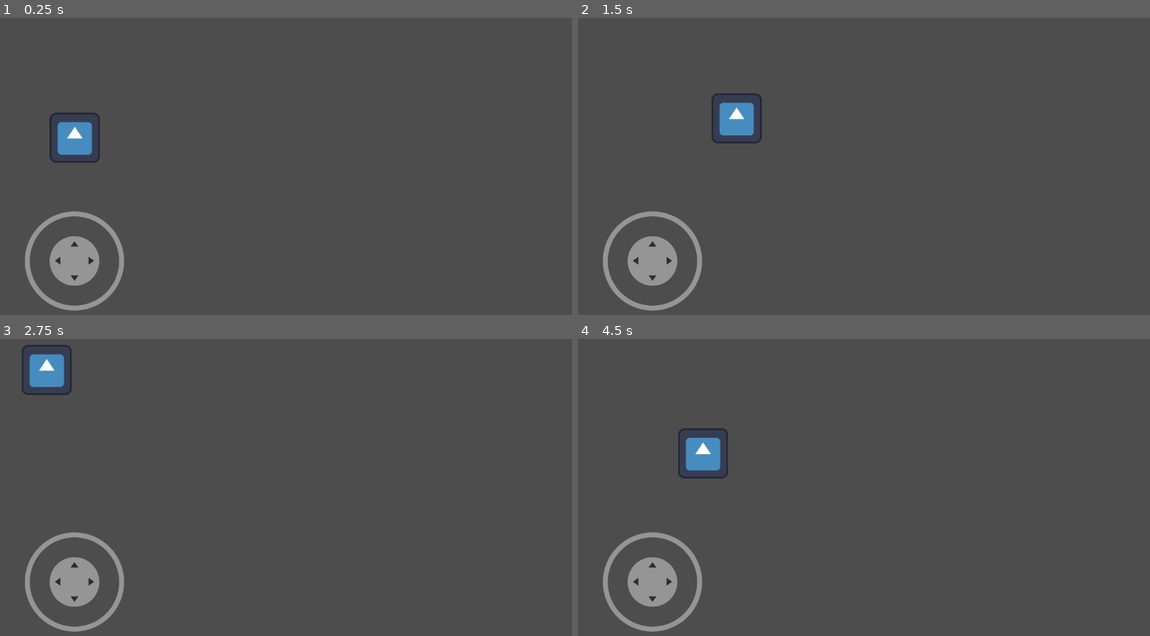
Above: before the commit, frames 1-4 (two rows, left to right).
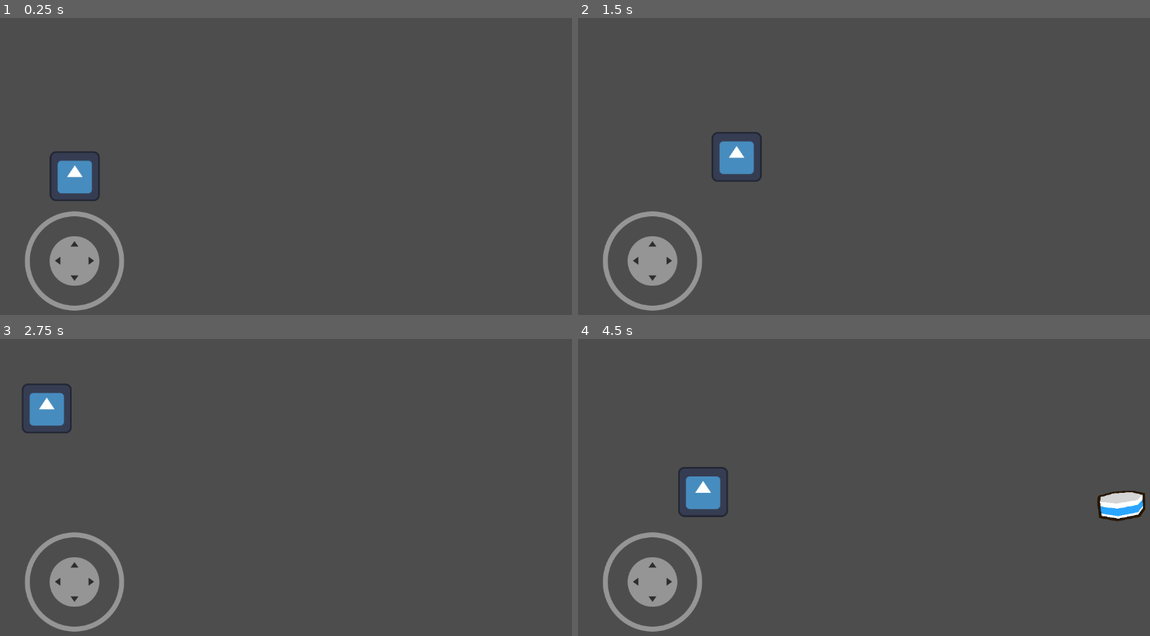
Above: after the commit, the same moments.

Repository: Victu-1996/CATching
Game: Godot game, scene res://scenes/game/game.tscn
The game is run twice, just before and just after one commit, with the same random seed, the same clock (stepped at 60 frames per second) and the same inputs. The engine's default icon, where the game draws it, is replaced by a stand-in: a white triangle on a blue panel in a dark square.
Inputs (mouse positions are in pixels of both pictures, inside the frame that each line leads up to):
- Up to frame 1 (0.25 s): no input
- Up to frame 2 (1.5 s): move the mouse to (989, 163) at 0.52 s; hold D (right) 0.53-1.25 s; hold Space (touch) 0.53-1.25 s; click (989, 163) at 0.67 s; tap Up (ui_up) at 0.77 s; drag from (749, 196) to (835, 243) at 1.27 s
- Up to frame 3 (2.75 s): tap Enter at 2 s; move the mouse to (343, 428) at 2.02 s; hold A (left) from 2.03 s (still down); hold Space (touch) from 2.03 s (still down)
- Up to frame 4 (4.5 s): release A (left) at 2.75 s; release Space (touch) at 2.75 s; drag from (835, 564) to (692, 451) at 2.77 s; tap Space (touch) at 3.5 s; move the mouse to (1035, 546) at 3.52 s; hold D (right) 3.53-4.25 s; hold Space (touch) 3.53-4.25 s; tap Up (ui_up) at 3.77 s; drag from (692, 451) to (778, 419) at 4.27 s

The runs differ from the first frame. In frame 1, 1.6% of the frame differs, in the area x 8-18%, y 31-62%; in frame 2, 1.7%; in frame 3, 1.6%; in frame 4, 2.4%, in the area x 17-100%, y 30-62%.

Commit message:
adcionei a comida, ate agora nada quebrou

Diff:
--- /dev/null
+++ b/objects/food/food.gd
@@ -0,0 +1,15 @@
+extends object
+
+# Called when the node enters the scene tree for the first time.
+func _ready() -> void:
+	$AnimatedSprite2D.play("default")
+
+
+# Called every frame. 'delta' is the elapsed time since the previous frame.
+func _process(delta: float) -> void:
+	global_position.x -= spd
+
+
+func _on_body_entered(body: Node2D) -> void:
+	if body.is_in_group("player"):
+		print("Miau,casada.")
--- /dev/null
+++ b/objects/food/food.tscn
@@ -0,0 +1,386 @@
+[gd_scene load_steps=56 format=3 uid="uid://c5u6es3qo7c3i"]
+
+[ext_resource type="Script" uid="uid://cua4y6kbdm48x" path="res://objects/food/food.gd" id="1_hnlya"]
+[ext_resource type="Texture2D" uid="uid://bhknnl8jsi5a2" path="res://food.png" id="2_3rp07"]
+
+[sub_resource type="RectangleShape2D" id="RectangleShape2D_vyr0h"]
+
+[sub_resource type="AtlasTexture" id="AtlasTexture_xl3pf"]
+atlas = ExtResource("2_3rp07")
+region = Rect2(0, 0, 305, 168)
+
+[sub_resource type="AtlasTexture" id="AtlasTexture_gb1tx"]
+atlas = ExtResource("2_3rp07")
+region = Rect2(305, 0, 305, 168)
+
+[sub_resource type="AtlasTexture" id="AtlasTexture_jp80a"]
+atlas = ExtResource("2_3rp07")
+region = Rect2(610, 0, 305, 168)
+
+[sub_resource type="AtlasTexture" id="AtlasTexture_16h82"]
+atlas = ExtResource("2_3rp07")
+region = Rect2(915, 0, 305, 168)
+
+[sub_resource type="AtlasTexture" id="AtlasTexture_irflf"]
+atlas = ExtResource("2_3rp07")
+region = Rect2(1220, 0, 305, 168)
+
+[sub_resource type="AtlasTexture" id="AtlasTexture_0qleu"]
+atlas = ExtResource("2_3rp07")
+region = Rect2(0, 168, 305, 168)
+
+[sub_resource type="AtlasTexture" id="AtlasTexture_44nps"]
+atlas = ExtResource("2_3rp07")
+region = Rect2(305, 168, 305, 168)
+
+[sub_resource type="AtlasTexture" id="AtlasTexture_wav61"]
+atlas = ExtResource("2_3rp07")
+region = Rect2(610, 168, 305, 168)
+
+[sub_resource type="AtlasTexture" id="AtlasTexture_g6l07"]
+atlas = ExtResource("2_3rp07")
+region = Rect2(915, 168, 305, 168)
+
+[sub_resource type="AtlasTexture" id="AtlasTexture_5bomk"]
+atlas = ExtResource("2_3rp07")
+region = Rect2(1220, 168, 305, 168)
+
+[sub_resource type="AtlasTexture" id="AtlasTexture_misag"]
+atlas = ExtResource("2_3rp07")
+region = Rect2(0, 336, 305, 168)
+
+[sub_resource type="AtlasTexture" id="AtlasTexture_3nu4c"]
+atlas = ExtResource("2_3rp07")
+region = Rect2(305, 336, 305, 168)
+
+[sub_resource type="AtlasTexture" id="AtlasTexture_5sw8k"]
+atlas = ExtResource("2_3rp07")
+region = Rect2(610, 336, 305, 168)
+
+[sub_resource type="AtlasTexture" id="AtlasTexture_ayd53"]
+atlas = ExtResource("2_3rp07")
+region = Rect2(915, 336, 305, 168)
+
+[sub_resource type="AtlasTexture" id="AtlasTexture_n8in7"]
+atlas = ExtResource("2_3rp07")
+region = Rect2(1220, 336, 305, 168)
+
+[sub_resource type="AtlasTexture" id="AtlasTexture_msfa7"]
+atlas = ExtResource("2_3rp07")
+region = Rect2(0, 504, 305, 168)
+
+[sub_resource type="AtlasTexture" id="AtlasTexture_c1uj1"]
+atlas = ExtResource("2_3rp07")
+region = Rect2(305, 504, 305, 168)
+
+[sub_resource type="AtlasTexture" id="AtlasTexture_otjho"]
+atlas = ExtResource("2_3rp07")
+region = Rect2(610, 504, 305, 168)
+
+[sub_resource type="AtlasTexture" id="AtlasTexture_0dne3"]
+atlas = ExtResource("2_3rp07")
+region = Rect2(915, 504, 305, 168)
+
+[sub_resource type="AtlasTexture" id="AtlasTexture_mca6i"]
+atlas = ExtResource("2_3rp07")
+region = Rect2(1220, 504, 305, 168)
+
+[sub_resource type="AtlasTexture" id="AtlasTexture_bmvc2"]
+atlas = ExtResource("2_3rp07")
+region = Rect2(0, 672, 305, 168)
+
+[sub_resource type="AtlasTexture" id="AtlasTexture_cgo4w"]
+atlas = ExtResource("2_3rp07")
+region = Rect2(305, 672, 305, 168)
+
+[sub_resource type="AtlasTexture" id="AtlasTexture_0rv6c"]
+atlas = ExtResource("2_3rp07")
+region = Rect2(610, 672, 305, 168)
+
+[sub_resource type="AtlasTexture" id="AtlasTexture_dwubp"]
+atlas = ExtResource("2_3rp07")
+region = Rect2(915, 672, 305, 168)
+
+[sub_resource type="AtlasTexture" id="AtlasTexture_o04j5"]
+atlas = ExtResource("2_3rp07")
+region = Rect2(1220, 672, 305, 168)
+
+[sub_resource type="AtlasTexture" id="AtlasTexture_ds0vb"]
+atlas = ExtResource("2_3rp07")
+region = Rect2(0, 840, 305, 168)
+
+[sub_resource type="AtlasTexture" id="AtlasTexture_wm8mm"]
+atlas = ExtResource("2_3rp07")
+region = Rect2(305, 840, 305, 168)
+
+[sub_resource type="AtlasTexture" id="AtlasTexture_ov6t6"]
+atlas = ExtResource("2_3rp07")
+region = Rect2(610, 840, 305, 168)
+
+[sub_resource type="AtlasTexture" id="AtlasTexture_ywweo"]
+atlas = ExtResource("2_3rp07")
+region = Rect2(915, 840, 305, 168)
+
+[sub_resource type="AtlasTexture" id="AtlasTexture_nujn6"]
+atlas = ExtResource("2_3rp07")
+region = Rect2(1220, 840, 305, 168)
+
+[sub_resource type="AtlasTexture" id="AtlasTexture_swlvv"]
+atlas = ExtResource("2_3rp07")
+region = Rect2(0, 1008, 305, 168)
+
+[sub_resource type="AtlasTexture" id="AtlasTexture_fyyt7"]
+atlas = ExtResource("2_3rp07")
+region = Rect2(305, 1008, 305, 168)
+
+[sub_resource type="AtlasTexture" id="AtlasTexture_tlfst"]
+atlas = ExtResource("2_3rp07")
+region = Rect2(610, 1008, 305, 168)
+
+[sub_resource type="AtlasTexture" id="AtlasTexture_4so8j"]
+atlas = ExtResource("2_3rp07")
+region = Rect2(915, 1008, 305, 168)
+
+[sub_resource type="AtlasTexture" id="AtlasTexture_m03wl"]
+atlas = ExtResource("2_3rp07")
+region = Rect2(1220, 1008, 305, 168)
+
+[sub_resource type="AtlasTexture" id="AtlasTexture_h72wv"]
+atlas = ExtResource("2_3rp07")
+region = Rect2(0, 1176, 305, 168)
+
+[sub_resource type="AtlasTexture" id="AtlasTexture_uumpm"]
+atlas = ExtResource("2_3rp07")
+region = Rect2(305, 1176, 305, 168)
+
+[sub_resource type="AtlasTexture" id="AtlasTexture_6k6x5"]
+atlas = ExtResource("2_3rp07")
+region = Rect2(610, 1176, 305, 168)
+
+[sub_resource type="AtlasTexture" id="AtlasTexture_osojb"]
+atlas = ExtResource("2_3rp07")
+region = Rect2(915, 1176, 305, 168)
+
+[sub_resource type="AtlasTexture" id="AtlasTexture_m6w08"]
+atlas = ExtResource("2_3rp07")
+region = Rect2(1220, 1176, 305, 168)
+
+[sub_resource type="AtlasTexture" id="AtlasTexture_urvsp"]
+atlas = ExtResource("2_3rp07")
+region = Rect2(0, 1344, 305, 168)
+
+[sub_resource type="AtlasTexture" id="AtlasTexture_nx8wt"]
+atlas = ExtResource("2_3rp07")
+region = Rect2(305, 1344, 305, 168)
+
+[sub_resource type="AtlasTexture" id="AtlasTexture_b2wxf"]
+atlas = ExtResource("2_3rp07")
+region = Rect2(610, 1344, 305, 168)
+
+[sub_resource type="AtlasTexture" id="AtlasTexture_l6k03"]
+atlas = ExtResource("2_3rp07")
+region = Rect2(915, 1344, 305, 168)
+
+[sub_resource type="AtlasTexture" id="AtlasTexture_h8rhs"]
+atlas = ExtResource("2_3rp07")
+region = Rect2(1220, 1344, 305, 168)
+
+[sub_resource type="AtlasTexture" id="AtlasTexture_euudq"]
+atlas = ExtResource("2_3rp07")
+region = Rect2(0, 1512, 305, 168)
+
+[sub_resource type="AtlasTexture" id="AtlasTexture_xdjav"]
+atlas = ExtResource("2_3rp07")
+region = Rect2(305, 1512, 305, 168)
+
+[sub_resource type="AtlasTexture" id="AtlasTexture_gx8m1"]
+atlas = ExtResource("2_3rp07")
+region = Rect2(610, 1512, 305, 168)
+
+[sub_resource type="AtlasTexture" id="AtlasTexture_3joqg"]
+atlas = ExtResource("2_3rp07")
+region = Rect2(915, 1512, 305, 168)
+
+[sub_resource type="AtlasTexture" id="AtlasTexture_ycadt"]
+atlas = ExtResource("2_3rp07")
+region = Rect2(1220, 1512, 305, 168)
+
+[sub_resource type="AtlasTexture" id="AtlasTexture_e1bg1"]
+atlas = ExtResource("2_3rp07")
+region = Rect2(0, 1680, 305, 168)
+
+[sub_resource type="SpriteFrames" id="SpriteFrames_vb8kb"]
+animations = [{
+"frames": [{
+"duration": 1.0,
+"texture": SubResource("AtlasTexture_xl3pf")
+}, {
+"duration": 1.0,
+"texture": SubResource("AtlasTexture_gb1tx")
+}, {
+"duration": 1.0,
+"texture": SubResource("AtlasTexture_jp80a")
+}, {
+"duration": 1.0,
+"texture": SubResource("AtlasTexture_16h82")
+}, {
+"duration": 1.0,
+"texture": SubResource("AtlasTexture_irflf")
+}, {
+"duration": 1.0,
+"texture": SubResource("AtlasTexture_0qleu")
+}, {
+"duration": 1.0,
+"texture": SubResource("AtlasTexture_44nps")
+}, {
+"duration": 1.0,
+"texture": SubResource("AtlasTexture_wav61")
+}, {
+"duration": 1.0,
+"texture": SubResource("AtlasTexture_g6l07")
+}, {
+"duration": 1.0,
+"texture": SubResource("AtlasTexture_5bomk")
+}, {
+"duration": 1.0,
+"texture": SubResource("AtlasTexture_misag")
+}, {
+"duration": 1.0,
+"texture": SubResource("AtlasTexture_3nu4c")
+}, {
+"duration": 1.0,
+"texture": SubResource("AtlasTexture_5sw8k")
+}, {
+"duration": 1.0,
+"texture": SubResource("AtlasTexture_ayd53")
+}, {
+"duration": 1.0,
+"texture": SubResource("AtlasTexture_n8in7")
+}, {
+"duration": 1.0,
+"texture": SubResource("AtlasTexture_msfa7")
+}, {
+"duration": 1.0,
+"texture": SubResource("AtlasTexture_c1uj1")
+}, {
+"duration": 1.0,
+"texture": SubResource("AtlasTexture_otjho")
+}, {
+"duration": 1.0,
+"texture": SubResource("AtlasTexture_0dne3")
+}, {
+"duration": 1.0,
+"texture": SubResource("AtlasTexture_mca6i")
+}, {
+"duration": 1.0,
+"texture": SubResource("AtlasTexture_bmvc2")
+}, {
+"duration": 1.0,
+"texture": SubResource("AtlasTexture_cgo4w")
+}, {
+"duration": 1.0,
+"texture": SubResource("AtlasTexture_0rv6c")
+}, {
+"duration": 1.0,
+"texture": SubResource("AtlasTexture_dwubp")
+}, {
+"duration": 1.0,
+"texture": SubResource("AtlasTexture_o04j5")
+}, {
+"duration": 1.0,
+"texture": SubResource("AtlasTexture_ds0vb")
+}, {
+"duration": 1.0,
+"texture": SubResource("AtlasTexture_wm8mm")
+}, {
+"duration": 1.0,
+"texture": SubResource("AtlasTexture_ov6t6")
+}, {
+"duration": 1.0,
+"texture": SubResource("AtlasTexture_ywweo")
+}, {
+"duration": 1.0,
+"texture": SubResource("AtlasTexture_nujn6")
+}, {
+"duration": 1.0,
+"texture": SubResource("AtlasTexture_swlvv")
+}, {
+"duration": 1.0,
+"texture": SubResource("AtlasTexture_fyyt7")
+}, {
+"duration": 1.0,
+"texture": SubResource("AtlasTexture_tlfst")
+}, {
+"duration": 1.0,
+"texture": SubResource("AtlasTexture_4so8j")
+}, {
+"duration": 1.0,
+"texture": SubResource("AtlasTexture_m03wl")
+}, {
+"duration": 1.0,
+"texture": SubResource("AtlasTexture_h72wv")
+}, {
+"duration": 1.0,
+"texture": SubResource("AtlasTexture_uumpm")
+}, {
+"duration": 1.0,
+"texture": SubResource("AtlasTexture_6k6x5")
+}, {
+"duration": 1.0,
+"texture": SubResource("AtlasTexture_osojb")
+}, {
+"duration": 1.0,
+"texture": SubResource("AtlasTexture_m6w08")
+}, {
+"duration": 1.0,
+"texture": SubResource("AtlasTexture_urvsp")
+}, {
+"duration": 1.0,
+"texture": SubResource("AtlasTexture_nx8wt")
+}, {
+"duration": 1.0,
+"texture": SubResource("AtlasTexture_b2wxf")
+}, {
+"duration": 1.0,
+"texture": SubResource("AtlasTexture_l6k03")
+}, {
+"duration": 1.0,
+"texture": SubResource("AtlasTexture_h8rhs")
+}, {
+"duration": 1.0,
+"texture": SubResource("AtlasTexture_euudq")
+}, {
+"duration": 1.0,
+"texture": SubResource("AtlasTexture_xdjav")
+}, {
+"duration": 1.0,
+"texture": SubResource("AtlasTexture_gx8m1")
+}, {
+"duration": 1.0,
+"texture": SubResource("AtlasTexture_3joqg")
+}, {
+"duration": 1.0,
+"texture": SubResource("AtlasTexture_ycadt")
+}, {
+"duration": 1.0,
+"texture": SubResource("AtlasTexture_e1bg1")
+}],
+"loop": true,
+"name": &"default",
+"speed": 17.97
+}]
+
+[node name="food" type="Area2D"]
+script = ExtResource("1_hnlya")
+metadata/_custom_type_script = "uid://vb6fsijnbqg"
+
+[node name="CollisionShape2D" type="CollisionShape2D" parent="."]
+scale = Vector2(6.166712, 3.5183828)
+shape = SubResource("RectangleShape2D_vyr0h")
+
+[node name="AnimatedSprite2D" type="AnimatedSprite2D" parent="."]
+scale = Vector2(0.4323344, 0.47127756)
+sprite_frames = SubResource("SpriteFrames_vb8kb")
+frame_progress = 0.9015244
+
+[connection signal="body_entered" from="." to="." method="_on_body_entered"]
--- /dev/null
+++ b/objects/food_spawner/food_spawner.gd
@@ -0,0 +1,26 @@
+extends Marker2D
+# tempo inicial
+var t_in = randf_range(1*60,5*60)
+# o tempo em si
+var tempo = t_in
+# oque vai ser spawnado
+@onready var object = preload("res://objects/food/food.tscn")
+
+
+# Called every frame. 'delta' is the elapsed time since the previous frame.
+func _process(delta: float) -> void:
+	randomize()
+	# tempo vai sempre ser diminuido
+	tempo-=1
+	if tempo <= 0:
+		t_in = randf_range(60,5*60)
+		# se tempo chega a 0 então spawna, e reinicia
+		spawnar()
+		tempo = t_in
+
+func spawnar():
+	# isso me deu um pouco de dor de cabeça, mas é fácil de aprender
+	var instance = object.instantiate()
+	get_tree().current_scene.add_child(instance)
+	instance.global_position = global_position
+	print("la ele")
--- /dev/null
+++ b/objects/food_spawner/food_spawner.tscn
@@ -0,0 +1,6 @@
+[gd_scene load_steps=2 format=3 uid="uid://qkmxjl81o1dh"]
+
+[ext_resource type="Script" uid="uid://bemdxmogrb7r" path="res://objects/food_spawner/food_spawner.gd" id="1_lnyhh"]
+
+[node name="food_spawner" type="Marker2D"]
+script = ExtResource("1_lnyhh")
--- a/objects/player/player.tscn
+++ b/objects/player/player.tscn
@@ -5,7 +5,7 @@
 
 [sub_resource type="RectangleShape2D" id="RectangleShape2D_g7ett"]
 
-[node name="player" type="CharacterBody2D"]
+[node name="player" type="CharacterBody2D" groups=["player"]]
 script = ExtResource("1_g7ett")
 jump_f = 21.0
 
--- a/project.godot
+++ b/project.godot
@@ -13,10 +13,10 @@
 config/name="CAT-ching"
 config/description="um jogo de corrida infinita, com um gato bizarramente bizarro, indo atrás de... Eu também não sei"
 config/version="0.0"
+config/tags=PackedStringArray("endless")
 run/main_scene="uid://x3awsq6dn7pu"
 config/features=PackedStringArray("4.5", "GL Compatibility")
 config/icon="res://icon.svg"
-config/tags=PackedStringArray("endless")
 
 [editor_plugins]
 
--- a/scenes/game/game.tscn
+++ b/scenes/game/game.tscn
@@ -1,8 +1,9 @@
-[gd_scene load_steps=6 format=3 uid="uid://x3awsq6dn7pu"]
+[gd_scene load_steps=7 format=3 uid="uid://x3awsq6dn7pu"]
 
 [ext_resource type="PackedScene" uid="uid://dptsky34f5yk2" path="res://objects/hud/hud.tscn" id="1_0sr1o"]
 [ext_resource type="PackedScene" uid="uid://yxg8ps0wtdsl" path="res://objects/player/player.tscn" id="1_sul5r"]
 [ext_resource type="PackedScene" uid="uid://34fw8n4s4mvj" path="res://objects/spawner/spawner.tscn" id="2_7h61r"]
+[ext_resource type="PackedScene" uid="uid://qkmxjl81o1dh" path="res://objects/food_spawner/food_spawner.tscn" id="4_kelw5"]
 
 [sub_resource type="SegmentShape2D" id="SegmentShape2D_7h61r"]
 b = Vector2(0, 646)
@@ -20,13 +21,8 @@
 
 [node name="HUD" parent="Camera2D/CanvasLayer" instance=ExtResource("1_0sr1o")]
 
-[node name="player" parent="." instance=ExtResource("1_sul5r")]
-position = Vector2(192, 234)
-
-[node name="spawner" parent="." instance=ExtResource("2_7h61r")]
-position = Vector2(2003, 403)
-
 [node name="margin" type="Node2D" parent="."]
+position = Vector2(0, 99)
 
 [node name="left_wall" type="StaticBody2D" parent="margin"]
 
@@ -45,3 +41,12 @@
 
 [node name="CollisionShape2D" type="CollisionShape2D" parent="margin/right_wall"]
 shape = SubResource("SegmentShape2D_7h61r")
+
+[node name="spawner" parent="margin" instance=ExtResource("2_7h61r")]
+position = Vector2(2003, 403)
+
+[node name="food_spawner" parent="margin" instance=ExtResource("4_kelw5")]
+position = Vector2(2281, 330)
+
+[node name="player" parent="margin" instance=ExtResource("1_sul5r")]
+position = Vector2(192, 234)
Not shown, added: CAT-ching.apple-touch-icon.png.import
Not shown, added: CAT-ching.icon.png.import
Not shown, added: CAT-ching.png.import
Not shown, changed: export_presets.cfg
Binary file added: food.png
Not shown, added: food.png.import
Not shown, added: objects/food/food.gd.uid
Not shown, added: objects/food_spawner/food_spawner.gd.uid
